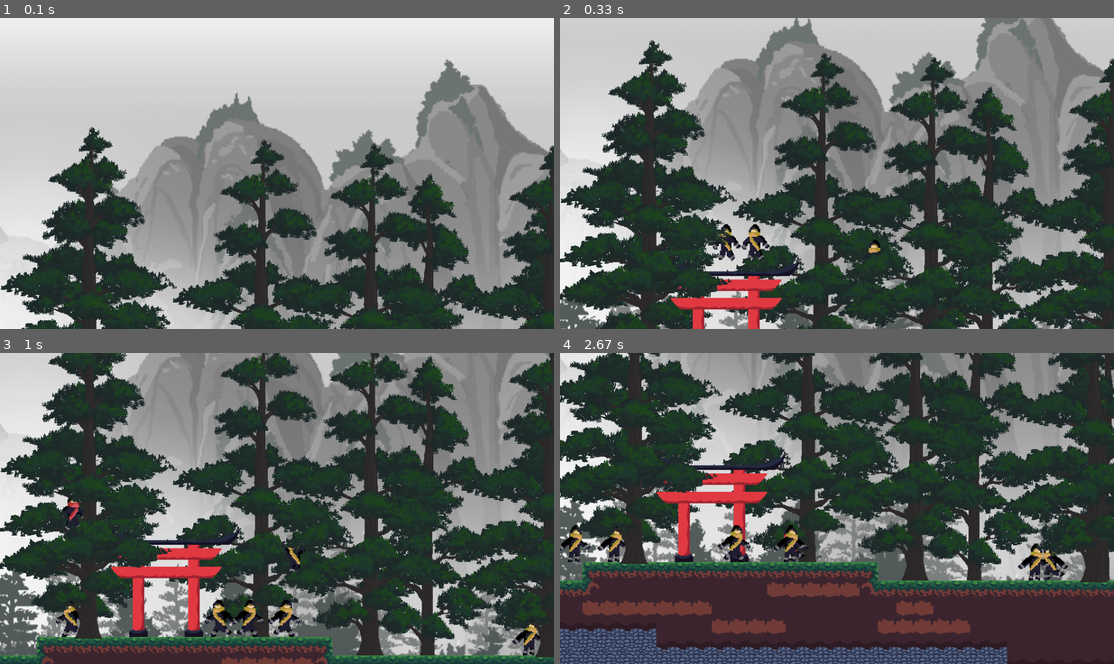
Above: before the commit, frames 1-4 (two rows, left to right).
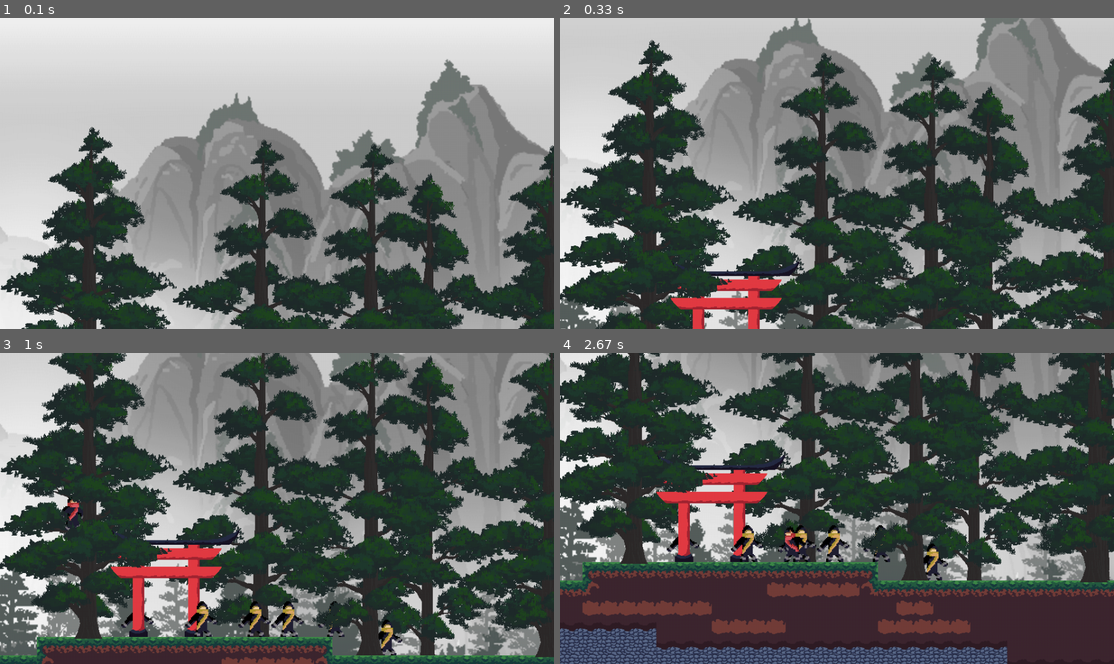
Above: after the commit, the same moments.

Repository: zyxwars/ninja
Game: pygame game, started from main.py
The game is run twice, just before and just after one commit, with the same random seed, the same clock (stepped at 60 frames per second) and the same inputs.
Inputs (mouse positions are in pixels of both pictures, inside the frame that each line leads up to):
- Up to frame 1 (0.1 s): no input
- Up to frame 2 (0.33 s): no input
- Up to frame 3 (1 s): press the mouse at (254, 520) at 0.37 s; move the mouse to (354, 511) at 0.47 s; release the mouse at (454, 499) at 0.6 s; tap Space at 0.67 s
- Up to frame 4 (2.67 s): hold D 1-1.47 s; press the mouse at (814, 520) at 1.53 s; move the mouse to (864, 461) at 1.63 s; release the mouse at (920, 399) at 1.77 s; hold D 1.83-2.3 s; hold A from 2.33 s (still down)

Frame 1 is identical in both runs. In frame 2, 0.6% of the frame differs, in the area x 27-58%, y 66-79%; in frame 3, 2.2%; in frame 4, 2.6%, in the area x 0-92%, y 55-74%.

Commit message:
Update run animation, start attack prototyping

Diff:
--- a/config.py
+++ b/config.py
@@ -12,7 +12,7 @@
 
 # Animated Humanoid
 ANIMATION_SPEED = 0.008
-ATTACK_SPEED = 0.017
+ATTACK_SPEED = 0.015
 
 # Player
 PLAYER_JUMP_BUFFER = 160
--- a/scenes/playable_scene.py
+++ b/scenes/playable_scene.py
@@ -134,17 +134,17 @@
         # Collidable
         self.terrain.draw(screen_surface, self.shift)
 
+        # TODO: Make child class for enemy support as not every playable scene will have them
+        self.test_enemies.update(self.terrain.sprites())
+        self.test_enemies.draw(screen_surface, self.shift)
+
         # Player
         if self.player:
             player_pos = self.player.update(
-                self.terrain.sprites())
+                self.terrain.sprites(), self.test_enemies.sprites())
             self.player.draw(screen_surface, self.shift)
         else:
             player_pos = (0, 0)
-
-        # TODO: Make child class for enemy support as not every playable scene will have them
-        self.test_enemies.update(self.terrain.sprites(), player_pos)
-        self.test_enemies.draw(screen_surface, self.shift)
 
         # Foreground
         self.foreground.draw(screen_surface, self.shift)
--- a/sprites/animated_humanoid.py
+++ b/sprites/animated_humanoid.py
@@ -31,6 +31,7 @@
 
     def animate(self):
         last_frame_animation = self.animation
+        self.animation_speed = config.ANIMATION_SPEED
 
         # Attacking
         if self.is_attacking:
--- a/sprites/damageable.py
+++ b/sprites/damageable.py
@@ -4,19 +4,12 @@
 
 
 class Damageable():
-    def __init__(self, hp, on_damaged, on_died, damage_cooldown=500):
+    def __init__(self, hp, on_damaged, on_died):
         self.hp = hp
         self.on_died = on_died
         self.on_damaged = on_damaged
-        self.damage_cooldown = damage_cooldown
-        self.damage_cooldown_timer = 0
 
     def damage(self, dmg_amount):
-        if self.damage_cooldown_timer > 0:
-            self.damage_cooldown_timer -= game.delta_time
-            return
-
-        self.damage_cooldown_timer = self.damage_cooldown
         self.hp -= dmg_amount
 
         if self.hp <= 0:
--- a/sprites/enemies/base_enemy.py
+++ b/sprites/enemies/base_enemy.py
@@ -1,6 +1,8 @@
 import pygame as pg
 import random
 import math
+
+from sprites.damageable import Damageable
 
 from ..animated_humanoid import AnimatedHumanoid
 import config
@@ -8,7 +10,7 @@
 import game
 
 
-class BaseEnemy(AnimatedHumanoid):
+class BaseEnemy(AnimatedHumanoid, Damageable):
     def __init__(self, pos, size):
         sheet_parser = utils.SheetParser(
             __file__, 'assets/enemy_sheet.png')
@@ -18,11 +20,13 @@
                            'attack': sheet_parser.load_images_row((0, 1), 4, size),
                            'jump': sheet_parser.load_images_row((0, 2), 1, size),
                            'fall': sheet_parser.load_images_row((0, 3), 1, size),
-                           'run': sheet_parser.load_images_row((0, 4), 3, size),
+                           'run': sheet_parser.load_images_row((0, 4), 2, size),
                            'push': sheet_parser.load_images_row((0, 5), 3, size),
                            'wall_slide': sheet_parser.load_images_row((0, 6), 1, size)}
 
         super().__init__(self.image.get_rect(topleft=pos), self.animations)
+        Damageable.__init__(self, 100, lambda: print(
+            f'damaged {self.rect.topleft}'), self.kill)
 
         self.speed = config.SPEED * 0.5
         self.patrol_route = [600, 1000]
@@ -73,10 +77,6 @@
         if random.random() < 0.001 * game.delta_time:
             self.dir.x = -self.dir.x
 
-    def update(self, tiles, player_pos):
-
-        # self.follow(player_pos)
-        self.roam()
-
+    def update(self, tiles):
         self.move(tiles)
         self.animate()
--- a/sprites/player/player.py
+++ b/sprites/player/player.py
@@ -19,7 +19,7 @@
                            'attack': sheet_parser.load_images_row((0, 1), 4, scale),
                            'jump': sheet_parser.load_images_row((0, 2), 1, scale),
                            'fall': sheet_parser.load_images_row((0, 3), 1, scale),
-                           'run': sheet_parser.load_images_row((0, 4), 3, scale),
+                           'run': sheet_parser.load_images_row((0, 4), 2, scale),
                            'push': sheet_parser.load_images_row((0, 5), 3, scale),
                            'wall_slide': sheet_parser.load_images_row((0, 6), 1, scale)}
 
@@ -37,7 +37,7 @@
         AnimatedHumanoid.__init__(
             self, self.image.get_rect(topleft=pos), self.animations)
         Damageable.__init__(self, 100, lambda: print(
-            'ouch'), lambda: print('oof'))
+            f'damaged {self}'), lambda: print('oof'))
 
     def debug(self):
         debug.debug('rect', self.rect)
@@ -45,14 +45,15 @@
         debug.debug('touching_wall', self.touching_wall)
         debug.debug('is_grounded', self.is_grounded)
         debug.debug('dir', self.dir)
+        debug.debug('attacking', self.is_attacking)
 
     def draw(self, screen, shift: pg.Vector2):
         screen.blit(self.image, (self.rect.x +
                     int(shift.x), self.rect.y + int(shift.y)))
 
-    def update(self, tiles):
+    def update(self, tiles, entities):
         self.debug()
-        self.get_input()
+        self.get_input(entities)
         self.move(tiles)
         self.animate()
 
@@ -67,8 +68,9 @@
 
         return self.rect.center
 
-    def get_input(self):
+    def get_input(self, entities):
         keys = pg.key.get_pressed()
+        mouse = pg.mouse.get_pressed()
 
         if keys[pg.K_a]:
             self.dir.x = -1
@@ -79,7 +81,9 @@
 
         if keys[pg.K_SPACE]:
             self.jump()
-            self.damage(50)
+
+        if mouse[0]:
+            self.attack(entities)
 
     def jump(self):
         if self.is_grounded:
@@ -101,3 +105,21 @@
             self.last_jumped = 0
 
         super().jump()
+
+    def attack(self, entities):
+        if self.is_attacking:
+            return
+
+        self.is_attacking = True
+
+        for entity in entities:
+            if entity is self:
+                continue
+
+            # TODO: use collidelist
+            temp_rect = self.rect.copy()
+            temp_rect.x += 32 if self.facing_right else -32
+
+            if temp_rect.colliderect(entity.rect):
+                if isinstance(entity, Damageable):
+                    entity.damage(50)
--- a/utils/debug.py
+++ b/utils/debug.py
@@ -1,4 +1,6 @@
 import pygame as pg
+
+import config
 
 
 class Debug():
@@ -7,9 +9,14 @@
         self.font_size = 24
         self.font = pg.font.Font(None, self.font_size)
         self.tracked_dict = {}
+        self.debug_surface = pg.Surface(
+            (config.SCREEN_WIDTH, config.SCREEN_HEIGHT), pg.SRCALPHA)
 
     def debug(self, key, value):
         self.tracked_dict[key] = value
+
+    def blit(self, surface, pos):
+        self.debug_surface.blit(surface, pos)
 
     def draw(self, surface):
         for i, tracked_item in enumerate(self.tracked_dict.items()):
@@ -18,6 +25,7 @@
             debug_rect = debug_text.get_rect(
                 topleft=(4, i * self.font_size + 4))
 
+            surface.blit(self.debug_surface, (0, 0))
             surface.blit(debug_text, debug_rect)
 
 
Binary file changed: sprites/player/assets/player_sheet.png
Not shown, changed: TODO.md
